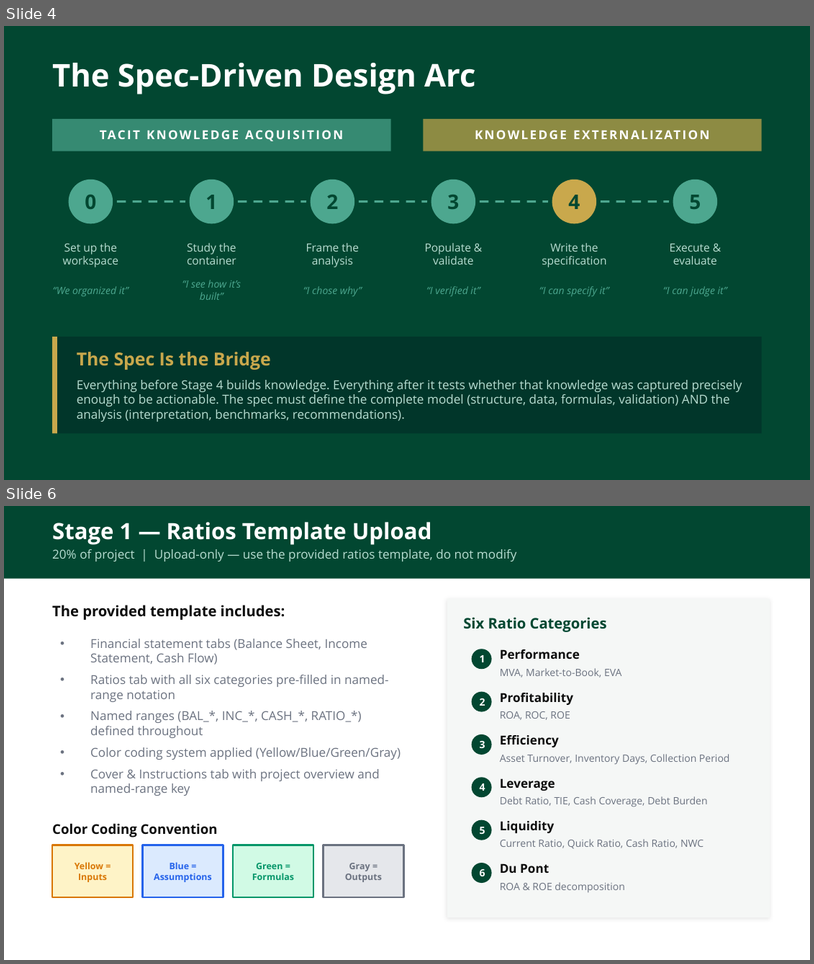
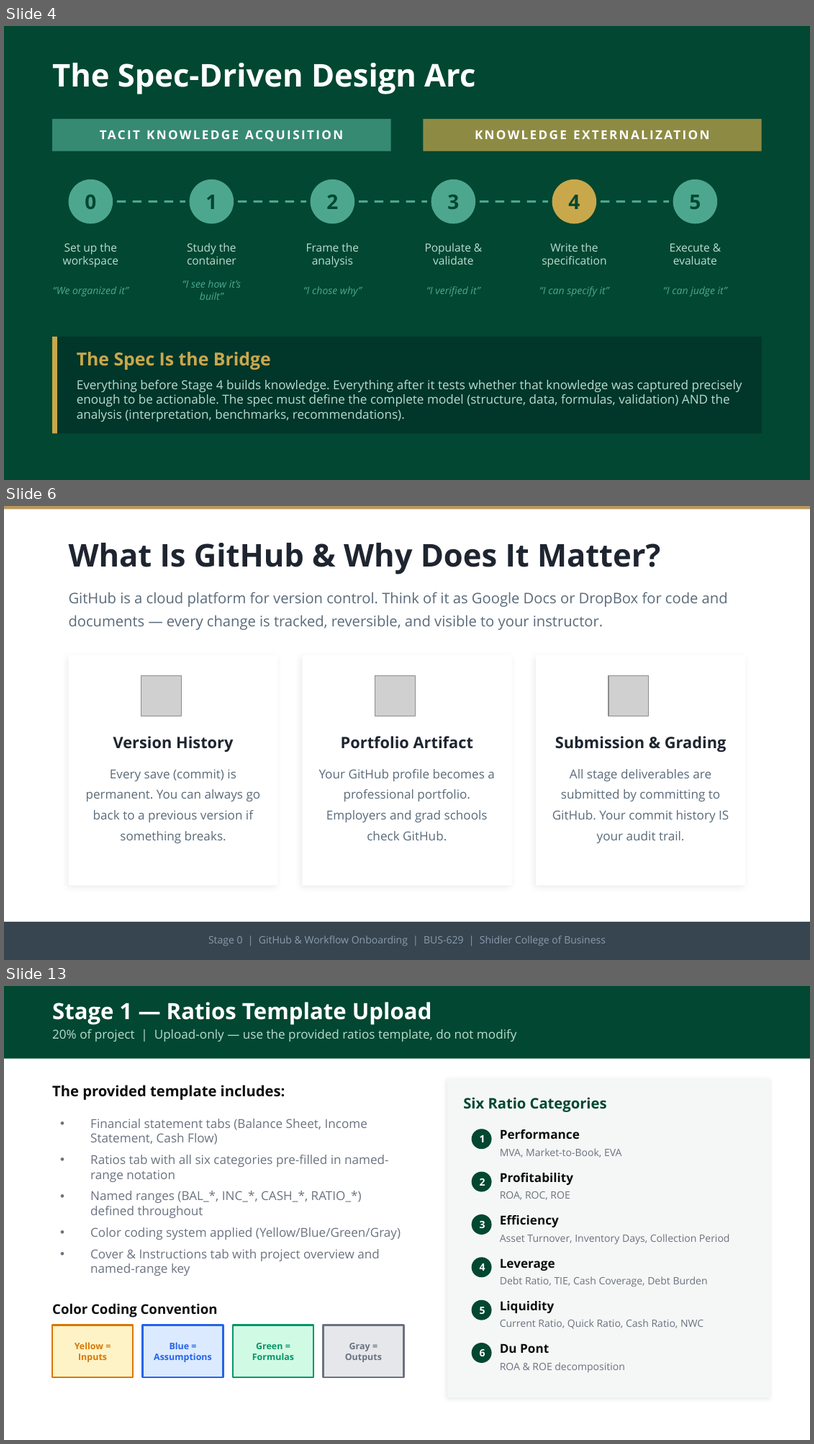
Before and after one commit to adamwstauffer/shidler, a slide deck: courses/BUS-629-VEMBA-International-Corporate-Finance/BUS629_AI_Ratios_Project.pptx. Shown one above the other, each under a label of ours: slides 4 and 6 before the commit, slides 4, 6 and 13 after it; the slides between them are not shown. The pictures are 814x964 and 814x1444 pixels, drawn with LibreOffice and Linux fonts; fonts in the diff are those of the drawing; grey boxes stand for pictures. Boxes give left, top, right and bottom in pixels: in the first picture for what was removed or moved away, otherwise in the second. Text is boxed around its words. In the diff, an @@ line names an element or a change of style, - is before the commit and + after.

```diff
--- a/courses/BUS-629-VEMBA-International-Corporate-Finance/BUS629_AI_Ratios_Project.pptx
+++ b/courses/BUS-629-VEMBA-International-Corporate-Finance/BUS629_AI_Ratios_Project.pptx
@@ slide 6 added at (x1=4, y1=506, x2=810, y2=960), background #FFFFFF @@
@@ rectangle added at (x1=4, y1=506, x2=810, y2=509), fill #B8975C @@
@@ text added at (x1=69, y1=543, x2=661, y2=574), 28 pt, text #1E2530, bold @@
+What Is GitHub & Why Does It Matter?
@@ text added at (x1=69, y1=592, x2=728, y2=630), 13 pt, text #5A6B7A @@
+GitHub is a cloud platform for version control. Think of it as Google Docs or DropBox for code and documents — every change is tracked, reversible, and visible to your instructor.
@@ rectangle added at (x1=69, y1=655, x2=278, y2=885), fill #FFFFFF @@
@@ rectangle added at (x1=302, y1=655, x2=512, y2=885), fill #FFFFFF @@
@@ rectangle added at (x1=536, y1=655, x2=746, y2=885), fill #FFFFFF @@
@@ picture added at (x1=141, y1=675, x2=181, y2=716) @@
@@ picture added at (x1=375, y1=675, x2=415, y2=716) @@
@@ picture added at (x1=609, y1=675, x2=649, y2=716) @@
@@ text added at (x1=113, y1=736, x2=233, y2=752), 14 pt, text #1E2530, bold @@
+Version History
@@ text added at (x1=341, y1=736, x2=473, y2=749), 14 pt, text #1E2530, bold @@
+Portfolio Artifact
@@ text added at (x1=556, y1=736, x2=727, y2=752), 14 pt, text #1E2530, bold @@
+Submission & Grading
@@ text added at (x1=86, y1=769, x2=261, y2=843), 11 pt, text #5A6B7A @@
+Every save (commit) is permanent. You can always go back to a previous version if something breaks.
@@ text added at (x1=319, y1=769, x2=495, y2=840), 11 pt, text #5A6B7A @@
+Your GitHub profile becomes a professional portfolio. Employers and grad schools check GitHub.
@@ text added at (x1=553, y1=769, x2=729, y2=843), 11 pt, text #5A6B7A @@
+All stage deliverables are submitted by committing to GitHub. Your commit history IS your audit trail.
@@ rectangle added at (x1=4, y1=921, x2=810, y2=959), fill #36454F @@
@@ text added at (x1=208, y1=935, x2=606, y2=945), 9 pt, text #8A9BAD @@
+Stage 0 | GitHub & Workflow Onboarding | BUS-629 | Shidler College of Business
@@ what was slide 6 is now slide 13 @@
```
Also in this commit, not shown: 2 slides changed, 6 other slides added, 1 other file.
